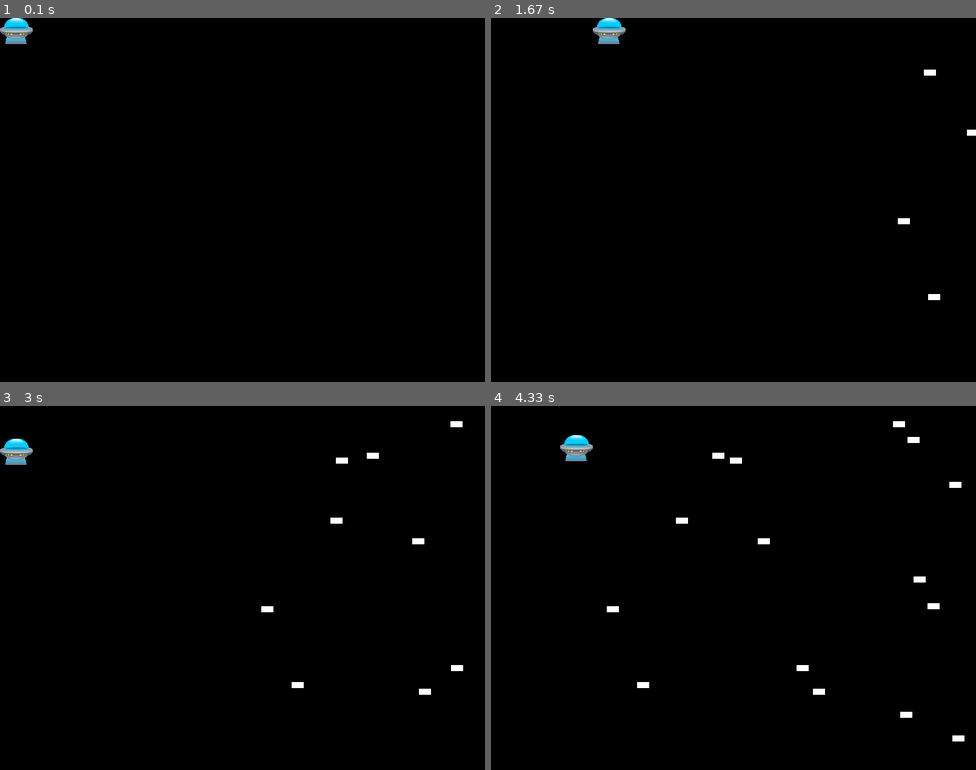
Above: before the commit, frames 1-4 (two rows, left to right).
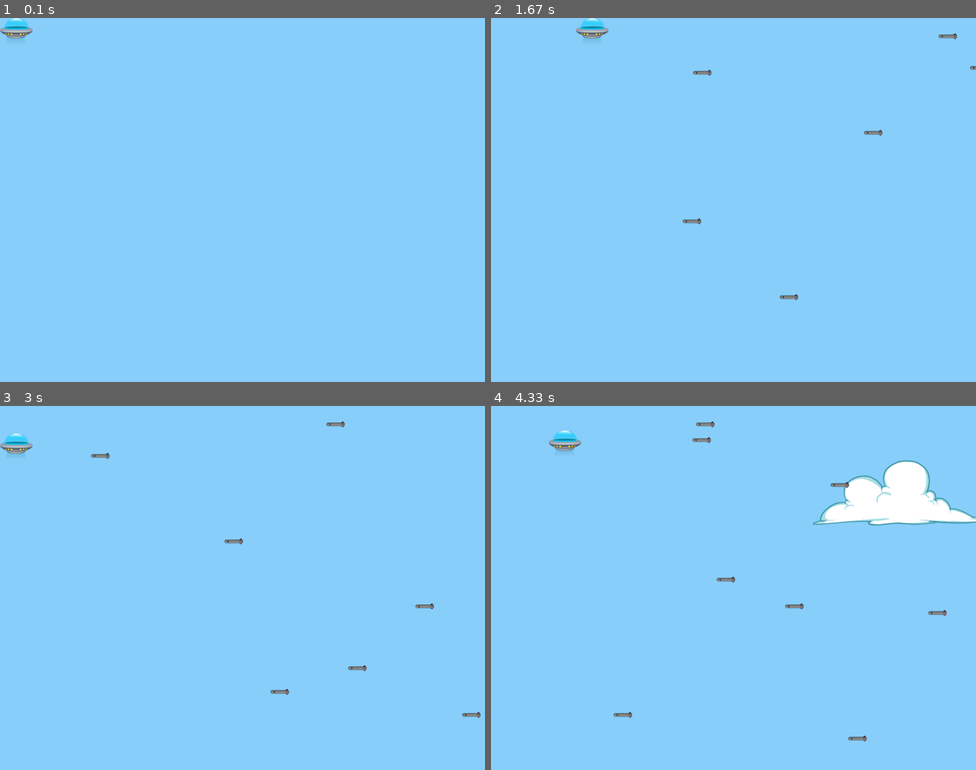
Above: after the commit, the same moments.

Repository: minshallw12/pygameplayground
Game: pygame game, started from dodger.py
Two runs of this game, one before a commit and one after it. Both use one fixed random seed, a clock stepped at 60 frames per second and the inputs below.
Inputs:
- Up to frame 1 (0.1 s): no input
- Up to frame 2 (1.67 s): hold Right 0.33-0.8 s; hold Up 0.83-1.13 s; hold Right 1.17-1.63 s
- Up to frame 3 (3 s): hold Left 1.67-2.2 s; hold Down 2.23-2.53 s; hold Left 2.57-2.97 s
- Up to frame 4 (4.33 s): hold Up 3-3.37 s; hold Right 3.4-4.03 s; hold Down from 4.07 s (still down)

The runs differ from the first frame. In frame 1, 100% of the frame differs, in the area x 0-100%, y 0-100%; in frame 2, 100%; in frame 3, 100%; in frame 4, 100%.

Commit message:
added sprite images

Diff:
--- a/dodger.py
+++ b/dodger.py
@@ -24,20 +24,20 @@
 class Player(pygame.sprite.Sprite):
     def __init__(self):
         super(Player, self).__init__()
-        self.surf = pygame.image.load("./sprites/spaceship/spaceship1.png").convert()
-        self.surf.set_colorkey((255,255,255), RLEACCEL)
+        self.surf = pygame.image.load("./sprites/spaceship/spaceship1.png").convert_alpha()
+        self.surf.set_colorkey((135, 206, 250), RLEACCEL)
         self.rect = self.surf.get_rect()
 
     # Move the sprite based on user keypresses
     def update(self, pressed_keys):
         if pressed_keys[K_UP]:
-            self.rect.move_ip(0, -3)
+            self.rect.move_ip(0, -5)
         if pressed_keys[K_DOWN]:
-            self.rect.move_ip(0, 3)
+            self.rect.move_ip(0, 5)
         if pressed_keys[K_LEFT]:
-            self.rect.move_ip(-3, 0)
+            self.rect.move_ip(-5, 0)
         if pressed_keys[K_RIGHT]:
-            self.rect.move_ip(3, 0)
+            self.rect.move_ip(5, 0)
 
         # Keep player on the screen
         if self.rect.left < 0:
@@ -54,15 +54,17 @@
 class Enemy(pygame.sprite.Sprite):
     def __init__(self):
         super(Enemy, self).__init__()
-        self.surf = pygame.Surface((20, 10))
-        self.surf.fill((255, 255, 255))
+        # self.surf = pygame.Surface((20, 10))
+        self.surf = pygame.image.load("./sprites/missile/spr_missile1.png").convert_alpha()
+        # self.surf.fill((0, 0, 0))
+        self.surf.set_colorkey((0, 0, 0), RLEACCEL)
         self.rect = self.surf.get_rect(
             center = (
                 random.randint(SCREEN_WIDTH + 20, SCREEN_WIDTH + 100),
                 random.randint(0, SCREEN_HEIGHT),
             )
         )
-        self.speed = random.randint(1,3)
+        self.speed = random.randint(5,20)
 
     # Move the sprite based on speed
     # Remove the sprite when it passes the left edge of the screen
@@ -71,8 +73,27 @@
         if self.rect.right < 0:
             self.kill()
 
+# Define the cloud object by extending pygame.sprite.Sprite
+# Use an image for a better-looking sprite
+class Cloud(pygame.sprite.Sprite):
+    def __init__(self):
+        super(Cloud, self).__init__()
+        self.surf = pygame.image.load("./sprites/clouds/cloud11.png").convert_alpha()
+        self.surf.set_colorkey((0,0,0), RLEACCEL)
+        # The starting position of the cloud is randomly generated
+        self.rect = self.surf.get_rect(
+            center = (
+                random.randint(SCREEN_WIDTH + 20, SCREEN_WIDTH + 100),
+                random.randint(0, SCREEN_HEIGHT),
+            )
+        )
 
-
+    # Move the cloud based on a constant speed
+    # Remove the cloud when it passes the left edge
+    def update(self):
+        self.rect.move_ip(-5,0)
+        if self.rect.right < 0:
+            self.kill()
 
 # Initialize pygame
 pygame.init()
@@ -84,19 +105,25 @@
 # Create a custom event for adding a new enemy
 ADDENEMY = pygame.USEREVENT + 1
 pygame.time.set_timer(ADDENEMY, 250)
+ADDCLOUD = pygame.USEREVENT + 2
+pygame.time.set_timer(ADDCLOUD, 3000)
 
-# Instantiate player. Right now, this is just a rectangle.
+# Instantiate player.
 player = Player()
 
 # Create groups to hold enemy sprites and all sprites
 # - enemies is used for collision detection and position updates
 # - all_sprites is used for rendering
 enemies = pygame.sprite.Group()
+clouds = pygame.sprite.Group()
 all_sprites = pygame.sprite.Group()
 all_sprites.add(player)
 
 # Variable to keep the main loop running
 running = True
+
+# Clock can be adjusted to change a constant frame rate
+clock = pygame.time.Clock()
 
 # Main loop
 while running:
@@ -112,11 +139,19 @@
         elif event.type == QUIT:
             running = False
 
+        # Add a new enemy
         elif event.type == ADDENEMY:
-            # Create the new enemeny and add it to the sprite groups
+            # Create the new enemy and add it to the sprite groups
             new_enemy = Enemy()
             enemies.add(new_enemy)
             all_sprites.add(new_enemy)
+
+        # Add a new cloud
+        elif event.type == ADDCLOUD:
+            # Create the new cloud and add it to the sprite groups
+            new_cloud = Cloud()
+            clouds.add(new_cloud)
+            all_sprites.add(new_cloud)
 
     # Get the set of keys pressed and check for user input
     pressed_keys = pygame.key.get_pressed()
@@ -124,11 +159,12 @@
     # Update the player sprite based on user keypresses
     player.update(pressed_keys)
 
-    # Update enemy position each frame
+    # Update enemy and cloud position each frame
     enemies.update()
+    clouds.update()
 
-    # Fill the screen with white
-    screen.fill((0,0,0))
+    # Fill the screen with sky blue
+    screen.fill((135, 206, 250))
 
     # Draw all sprites
     for entity in all_sprites:
@@ -142,3 +178,6 @@
 
     # Update the display
     pygame.display.flip()
+
+    # Frame rate adjusted here
+    clock.tick(30)
Binary file added: sprites/clouds/cloud1.PNG
Binary file added: sprites/clouds/cloud11.png
Binary file added: sprites/clouds/cloud2.PNG
Binary file added: sprites/clouds/cloud3.PNG
Binary file added: sprites/missile/missile_0.png
Binary file added: sprites/missile/missile_1.png
Binary file added: sprites/missile/missile_2.png
Binary file added: sprites/missile/missile_3.png
Binary file added: sprites/missile/missile_4.png
Binary file added: sprites/missile/missile_5.png
Binary file added: sprites/missile/missile_6.png
Binary file added: sprites/missile/missile_7.png
(and 4 more such lines)
